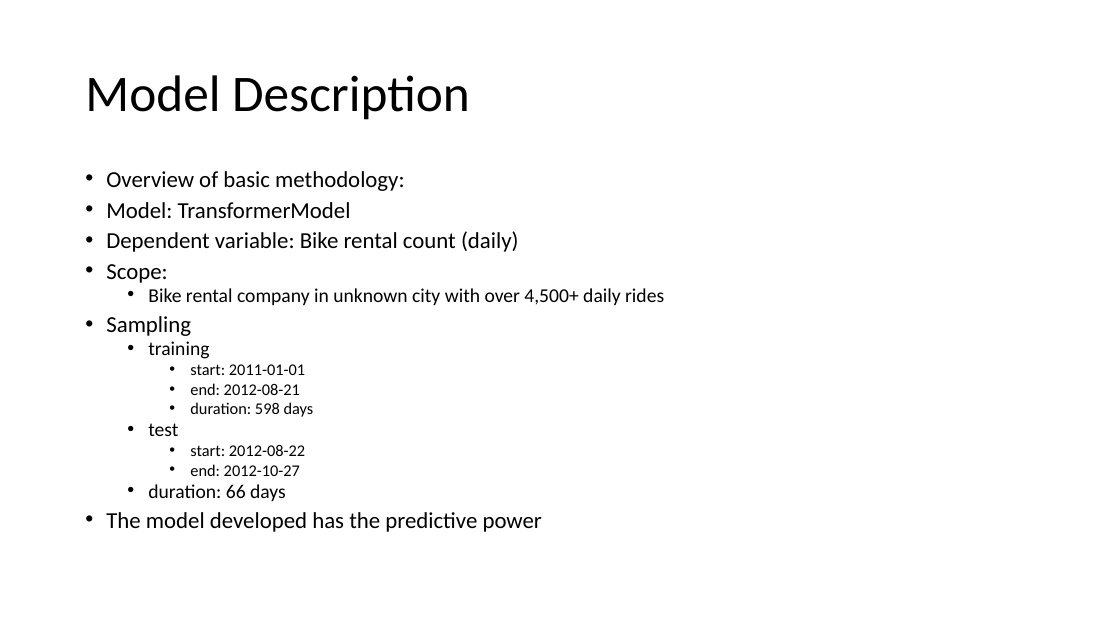
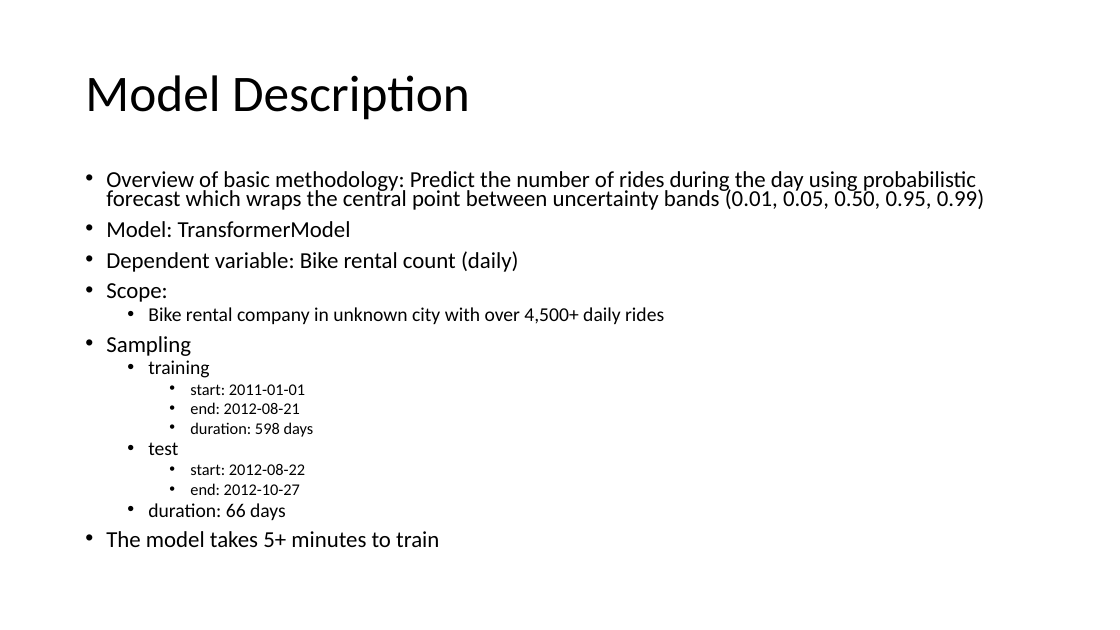
Before and after one commit to hi2gage/eind_558, a slide deck: slide 4 of comp_project/Final_Presentation.pptx. Drawn at 1120x630 pixels with LibreOffice and Linux fonts; fonts in the diff are those of the drawing. Boxes give left, top, right and bottom in pixels: in the first picture for what was removed or moved away, otherwise in the second. Text is boxed around its words. In the diff, an @@ line names an element or a change of style, - is before the commit and + after.

```diff
--- a/comp_project/Final_Presentation.pptx
+++ b/comp_project/Final_Presentation.pptx
@@ text at box(106, 171, 984, 210): text changed @@
-• Overview of basic methodology:
+• Overview of basic methodology: Predict the number of rides during the day using probabilistic forecast which wraps the central point between uncertainty bands (0.01, 0.05, 0.50, 0.95, 0.99)
@@ text at box(106, 531, 439, 547): text changed @@
-• The model developed has the predictive power
+• The model takes 5+ minutes to train
```
Also in this commit, not shown: 4 other slides changed, 6 slides added, 2 slides removed, 7 other files.
